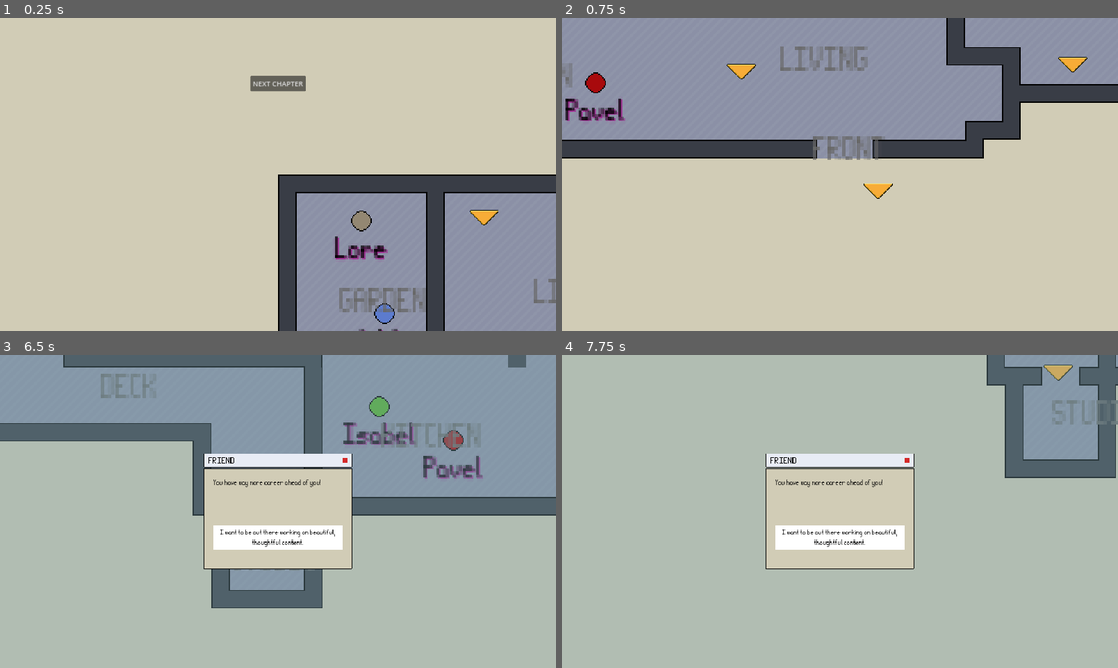
Above: before the commit, frames 1-4 (two rows, left to right).
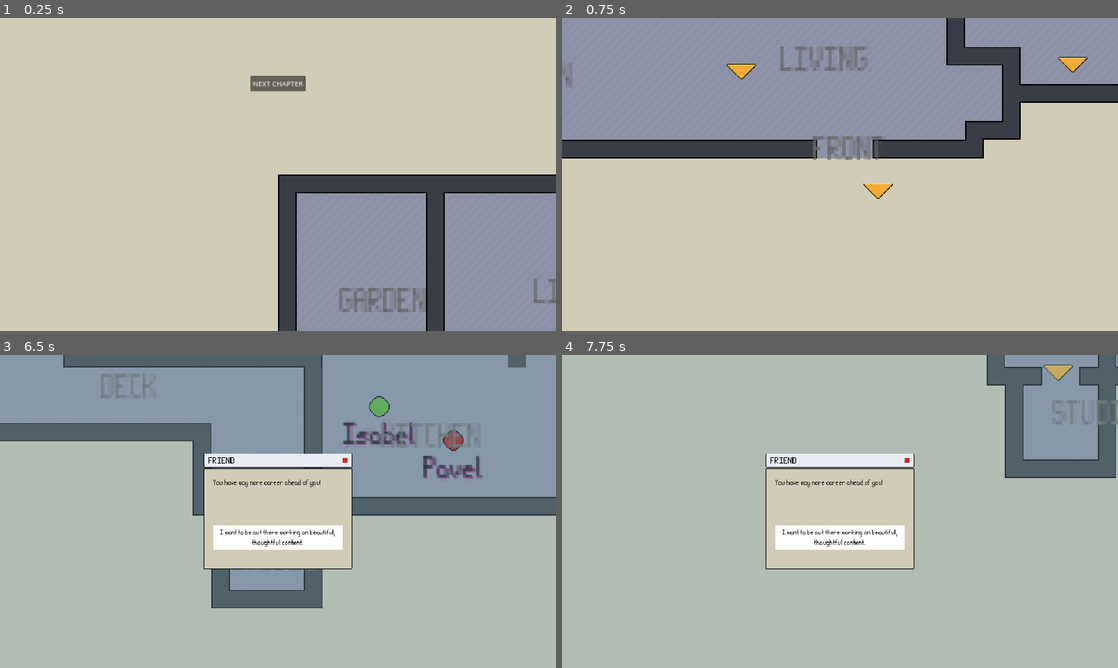
Above: after the commit, the same moments.

Repository: cesarrac/LudumDare-54
Game: Godot game, scene res://Scenes/Game/main.tscn
Same seed, same stepped clock (60 frames per second), same inputs: the game is played once before the commit and once after it.
Inputs (mouse positions are in pixels of both pictures, inside the frame that each line leads up to):
- Up to frame 1 (0.25 s): no input
- Up to frame 2 (0.75 s): click "NEXT CHAPTER" at 0.5 s
- Up to frame 3 (6.5 s): tap Enter at 1.25 s; move the mouse to (177, 408) at 1.27 s; press the mouse at (177, 408) at 1.28 s; hold D (right) 1.28-2 s; release the mouse at (177, 408) at 2 s; click (333, 558) at 2 s; click (278, 536) at 2.75 s; tap Space at 3.5 s; move the mouse to (111, 527) at 3.52 s; hold S (down) 3.53-4.28 s; tap T (test) at 3.6, 5.1 s; click (111, 527) at 3.67 s; move the mouse to (333, 442) at 4.27 s; press the mouse at (333, 442) at 4.28 s; hold D (right) 4.28-5.03 s; move the mouse to (250, 574) at 5.02 s; release the mouse at (250, 574) at 5.03 s; hold W (up) 5.03-5.78 s; click (250, 574) at 5.17 s; move the mouse to (177, 392) at 5.77 s; press the mouse at (177, 392) at 5.78 s; hold A (left) from 5.78 s (still down)
- Up to frame 4 (7.75 s): move the mouse to (1017, 439) at 6.52 s; release the mouse at (1017, 439) at 6.53 s; tap T (test) at 6.6 s; click (1017, 439) at 6.67 s; move the mouse to (1045, 502) at 7.27 s; release A (left) at 7.28 s; press the mouse at (1045, 502) at 7.28 s; hold S (down) from 7.28 s (still down)

The runs differ from the first frame. In frame 1, 0.8% of the frame differs, in the area x 60-90%, y 61-100%; in frame 2, 0.6%; in frame 3, less than 0.1%; in frame 4, nothing differs.

Commit message:
cookbook quest

Diff:
--- a/Scenes/Game/main.tscn
+++ b/Scenes/Game/main.tscn
@@ -780,6 +780,7 @@
 bit_tick_tag = "camQuest"
 
 [node name="points-chapter-2" type="Node2D" parent="GameMgr/chapters"]
+visible = false
 script = ExtResource("11_carir")
 
 [node name="start" type="Marker2D" parent="GameMgr/chapters/points-chapter-2"]
@@ -811,6 +812,7 @@
 
 [node name="dialog_1" parent="GameMgr/chapters/points-chapter-2" instance=ExtResource("9_e2nev")]
 position = Vector2(178, 36)
+dialog_path = "res://Assets/dialogs/6-cookbook.txt"
 
 [node name="dialog_2" parent="GameMgr/chapters/points-chapter-2" instance=ExtResource("9_e2nev")]
 position = Vector2(270, 372)
--- a/Scenes/UI/notification_panel.tscn
+++ b/Scenes/UI/notification_panel.tscn
@@ -126,3 +126,5 @@
 text = "Message!"
 horizontal_alignment = 1
 vertical_alignment = 1
+
+[connection signal="pressed" from="notification/header/M/HBoxContainer/close" to="." method="_on_close_pressed"]
--- a/Scripts/Controllers/Services.gd
+++ b/Scripts/Controllers/Services.gd
@@ -66,10 +66,18 @@
 func _on_cancel_diag()->void:
 	diag_mgr.end_dlg()
 
-func _on_story_bitcheck(bit : String, jump_tag_false : String, jump_tag_true : String)->void:
+func _on_story_bitcheck(
+	bit : String,
+	jump_tag_true : String,
+	jump_tag_false : String,
+	jump_tag_null : String
+)->void:
 	print("BITCHECK!")
 	if player_journal.has_bit_tagged(bit) == false:
-		diag_mgr.advance_dlg()
+		if jump_tag_null.length() > 0:
+			diag_mgr.jump_to_tag(jump_tag_null)
+		else:
+			diag_mgr.advance_dlg()
 		return
 	if player_journal.has_bit_completed(bit) == true:
 		diag_mgr.jump_to_tag(jump_tag_true)
--- a/Scripts/Controllers/UiMgr.gd
+++ b/Scripts/Controllers/UiMgr.gd
@@ -37,6 +37,7 @@
 
 func end_dialog()->void:
 	text_label.clear()
+	_clear_opts()
 	$DialogPanel.hide()
 
 func toggle_cont_btn(show : bool)->void:
Not shown, changed: Assets/dialogs/3-PavelIsabelArgument.txt
Not shown, added: Assets/dialogs/6-cookbook.txt
